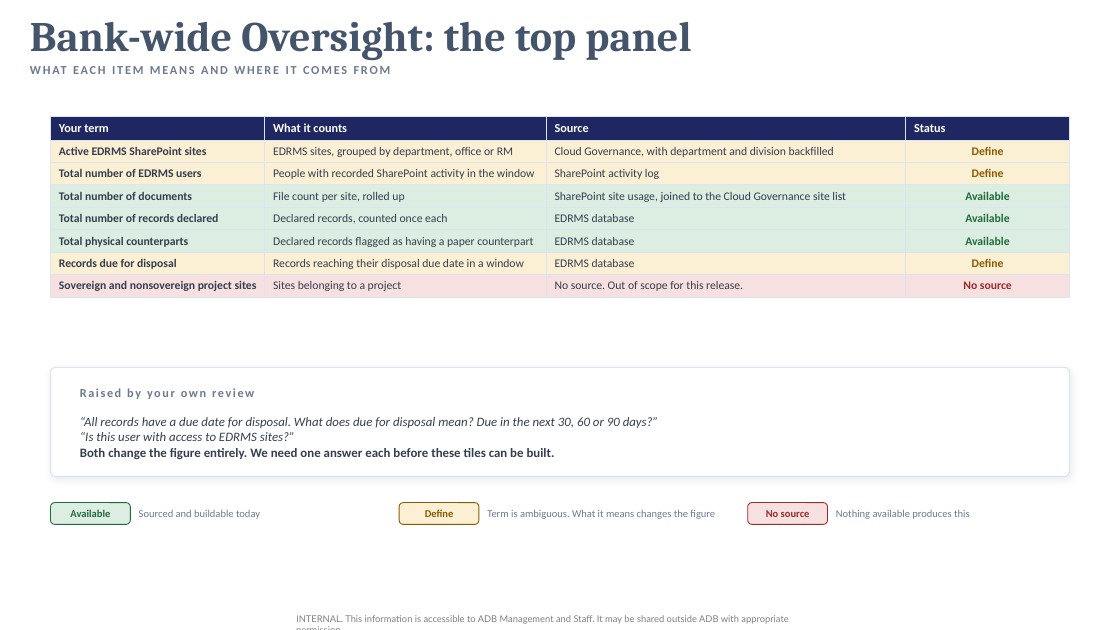
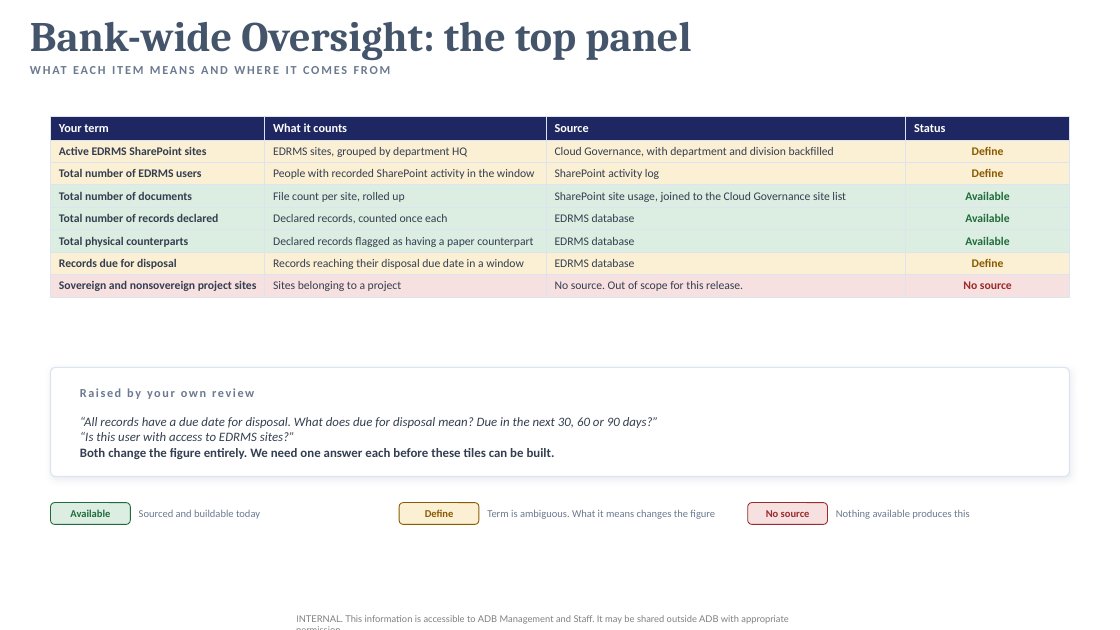
Before and after one commit to perezfiles01-droid/Jim, a slide deck: slide 7 of EDRMS_Util_Report_3.pptx. Drawn at 1120x630 pixels with LibreOffice and Linux fonts; fonts in the diff are those of the drawing; background and template pictures are left out. Boxes give left, top, right and bottom in pixels: in the first picture for what was removed or moved away, otherwise in the second. Text is boxed around its words. In the diff, an @@ line names an element or a change of style, - is before the commit and + after.

```diff
--- a/EDRMS_Util_Report_3.pptx
+++ b/EDRMS_Util_Report_3.pptx
@@ table at (50,117,1070,311) @@
-row 2, column 2: EDRMS sites, grouped by department, office or RM
+row 2, column 2: EDRMS sites, grouped by department HQ
```
Also in this commit, not shown: 4 other slides changed.
